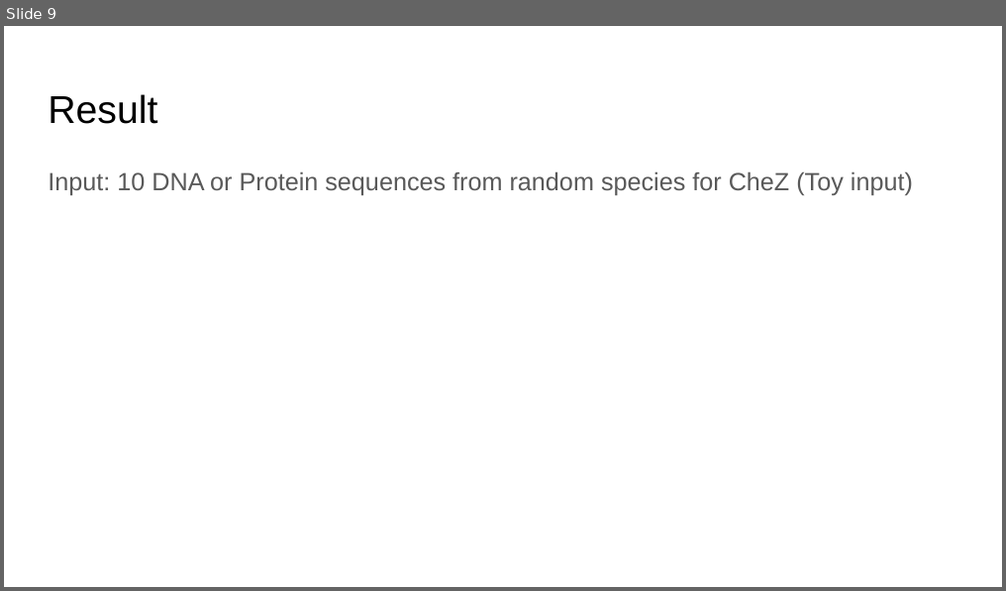
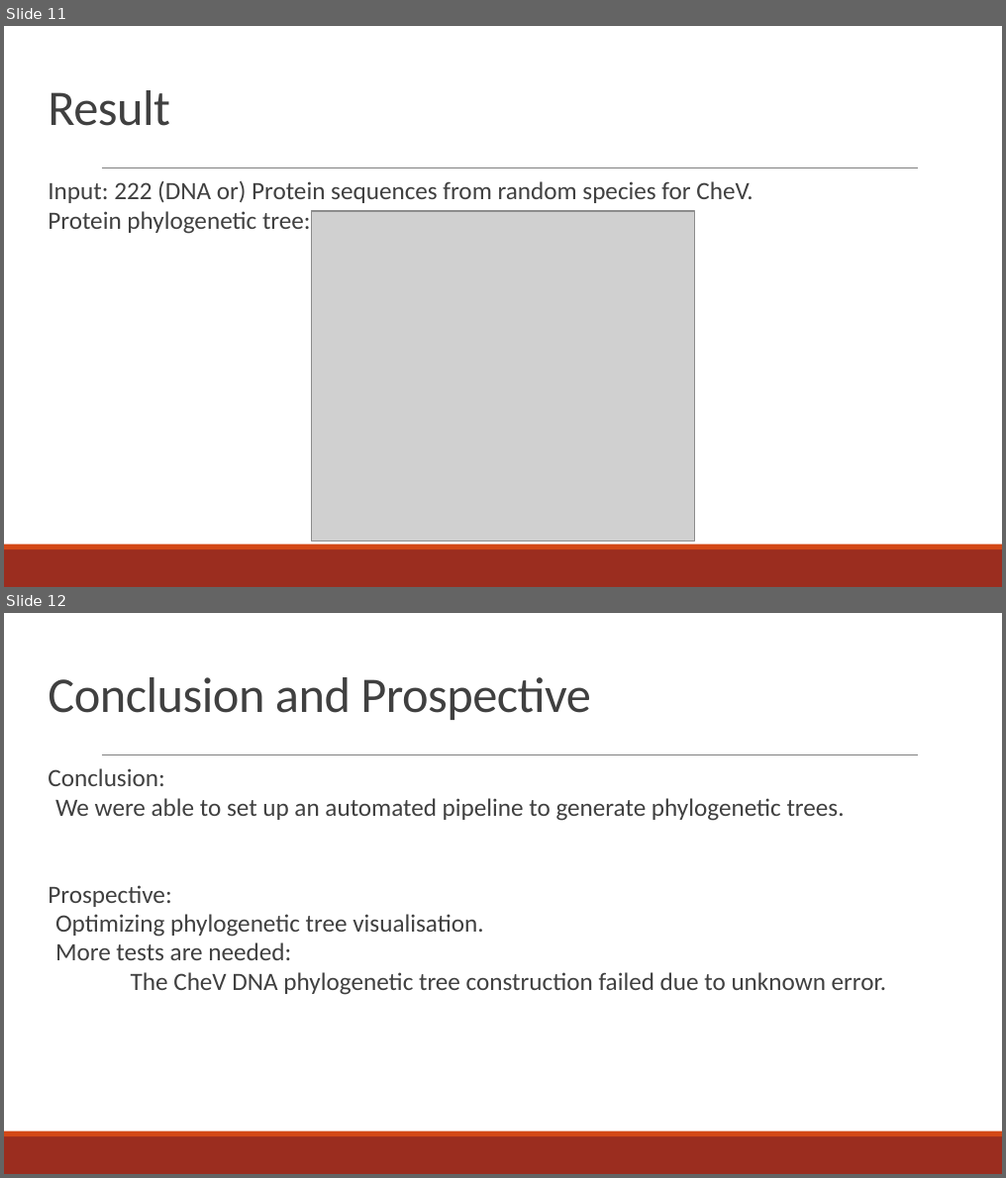
Before and after one commit to MrKort/Pcfb_Final_Project, a slide deck: PBfB_final_presentation_HKruize_KKort.pptx. Shown one above the other, each under a label of ours: slide 9 before the commit, slides 11 and 12 after it. The pictures are 1006x591 and 1006x1178 pixels, drawn with LibreOffice and Linux fonts; fonts in the diff are those of the drawing; grey boxes stand for pictures. Boxes give left, top, right and bottom in pixels: in the first picture for what was removed or moved away, otherwise in the second. Text is boxed around its words. In the diff, an @@ line names an element or a change of style, - is before the commit and + after.

```diff
--- a/PBfB_final_presentation_HKruize_KKort.pptx
+++ b/PBfB_final_presentation_HKruize_KKort.pptx
@@ slide 12 added at (4, 613, 1002, 1174), background #FFFFFF; not listed: 3 template elements that a slide beside it also shows @@
@@ title added at (48, 677, 590, 720), 36 pt, text #404040 @@
+Conclusion and Prospective
@@ text added at (48, 768, 887, 995), 18 pt, text #404040 @@
+Conclusion:
+We were able to set up an automated pipeline to generate phylogenetic trees.
+Prospective:
+Optimizing phylogenetic tree visualisation.
+More tests are needed:
+The CheV DNA phylogenetic tree construction failed due to unknown error.
@@ what was slide 9 is now slide 11 @@
@@ slide 11 changed as well @@
@@ title "Result" at (48, 90, 170, 126): size 28 to 36 pt, font Arial to Calibri, text colour #000000 to #404040, letter spacing 0 to -0.4 pt; line spacing 1 to 0.85 @@
@@ line added from (102, 169) to (917, 169), #808080 0.5 pt @@
@@ text at (48, 181, 752, 234): text changed; font Arial to Calibri; text colour #595959 to #404040 @@
-Input: 10 DNA or Protein sequences from random species for CheZ (Toy input)
+Input: 222 (DNA or) Protein sequences from random species for CheV.
+Protein phylogenetic tree:
@@ picture added at (311, 211, 695, 542) @@
@@ rectangle added at (4, 550, 1002, 587), fill #9B2D1F @@
@@ rectangle added at (4, 545, 1002, 550), fill #D34817 @@
```
Also in this commit, not shown: 9 other slides changed, 2 other slides added, 2 slides removed, 4 other files.
